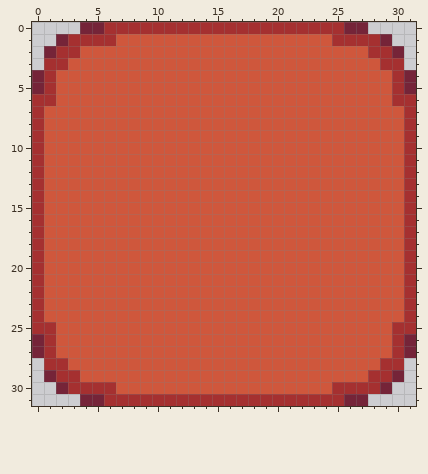
Pixel-art file -- Assets/Sprites/cell-red.aseprite. The picture above is the old version.
32x32 pixels, 1 frame.
After the commit:
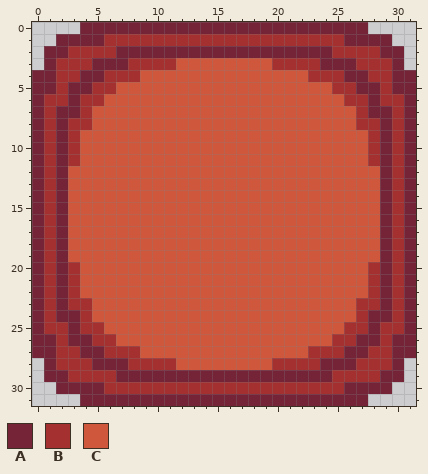
Palette (. is transparent): A #752438  B #a53030  C #cf573c
Diff:
Colour B becomes colour A in row 0 at x 6 to 25; in row 1 at x 3 to 5 and 26 to 28; in row 2 at x 2 and 29; in rows 3 to 5 at x 1 and 30; in rows 6 to 25 at x 0 and 31; in rows 26 to 28 at x 1 and 30.
Colour B becomes colour A in row 29 at x 2 and 29; in row 30 at x 3 to 5 and 26 to 28; in row 31 at x 6 to 25.
Colour C becomes colour A in row 2 at x 7 to 24; in row 3 at x 5 to 7 and 24 to 26; in row 4 at x 4 to 5 and 26 to 27; in row 5 at x 3 to 4 and 27 to 28; in row 6 at x 3 and 28; in row 7 at x 2 to 3 and 28 to 29.
Colour C becomes colour A in rows 8 to 23 at x 2 and 29; in row 24 at x 2 to 3 and 28 to 29; in row 25 at x 3 and 28; in row 26 at x 3 to 4 and 27 to 28; in row 27 at x 4 to 5 and 26 to 27; in row 28 at x 5 to 7 and 24 to 26.
Colour C becomes colour A in row 29 at x 7 to 24.
Colour C becomes colour B in row 1 at x 7 to 24; in row 2 at x 4 to 6 and 25 to 27; in row 3 at x 3 to 4, 8 to 11, 20 to 23 and 27 to 28; in row 4 at x 2 to 3, 6 to 8, 23 to 25 and 28 to 29; in row 5 at x 2, 5 to 6, 25 to 26 and 29; in row 6 at x 2, 4 to 5, 26 to 27 and 29.
Colour C becomes colour B in row 7 at x 1, 4, 27 and 30; in row 8 at x 1, 3 to 4, 27 to 28 and 30; in rows 9 to 11 at x 1, 3, 28 and 30; in rows 12 to 19 at x 1 and 30; in rows 20 to 22 at x 1, 3, 28 and 30; in row 23 at x 1, 3 to 4, 27 to 28 and 30.
Colour C becomes colour B in row 24 at x 1, 4, 27 and 30; in row 25 at x 2, 4 to 5, 26 to 27 and 29; in row 26 at x 2, 5 to 6, 25 to 26 and 29; in row 27 at x 2 to 3, 6 to 8, 23 to 25 and 28 to 29; in row 28 at x 3 to 4, 8 to 11, 20 to 23 and 27 to 28; in row 29 at x 4 to 6 and 25 to 27.
Colour C becomes colour B in row 30 at x 7 to 24.
Boxes around the changes in both pictures, in picture pixels (x1, y1, x2, y2):
changed: (32, 22, 416, 406)
